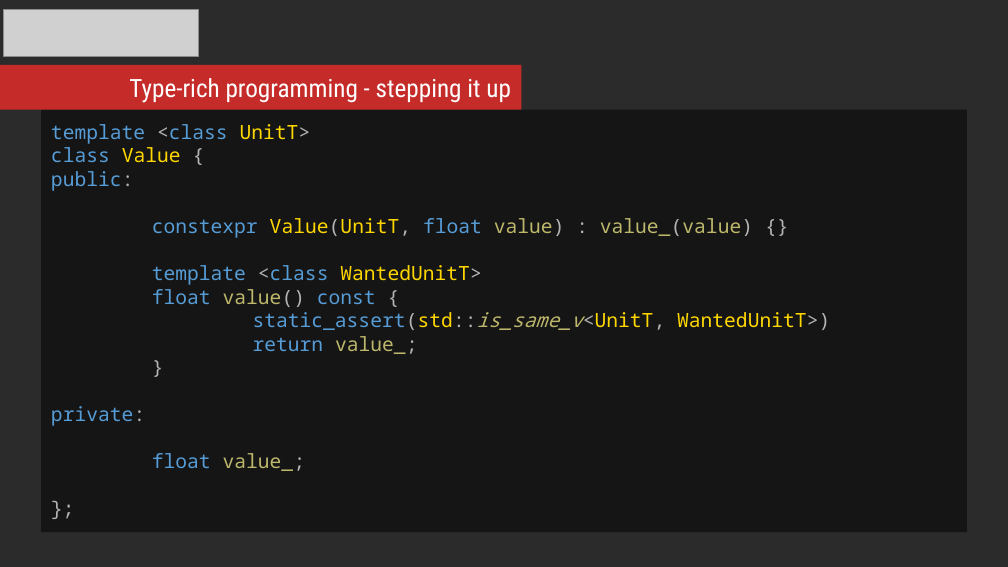
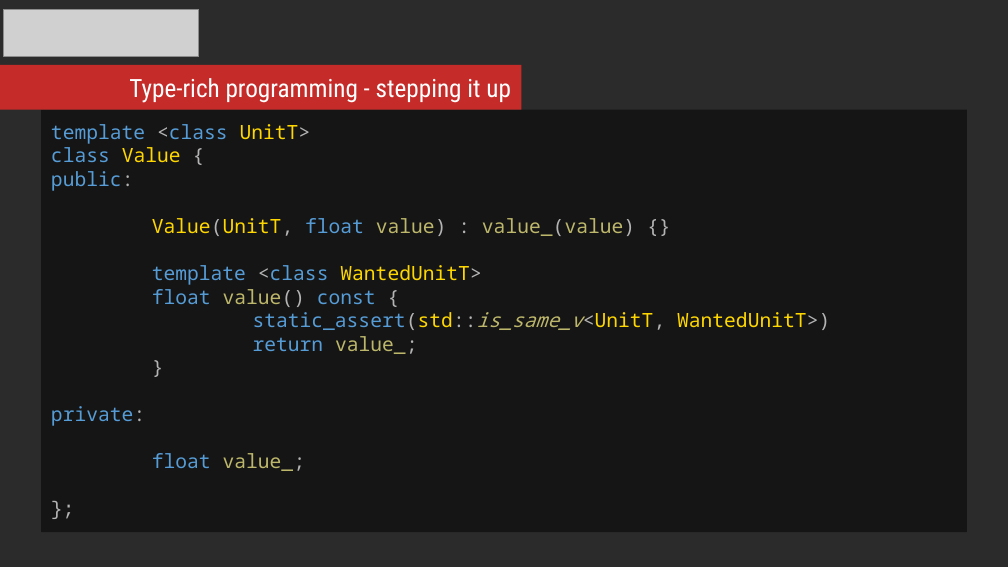
Before and after one commit to mikosz/type-safety, a slide deck: slide 21 of ask-not-what-you-can-do-for-the-compiler.odp (slide 22 before the commit). Drawn at 1008x567 pixels with LibreOffice and Linux fonts; fonts in the diff are those of the drawing; grey boxes stand for pictures; background and template pictures are left out; a plain dark background stands for a picture behind light text. Boxes give left, top, right and bottom in pixels: in the first picture for what was removed or moved away, otherwise in the second. Text is boxed around its words. In the diff, an @@ line names an element or a change of style, - is before the commit and + after.

Commit message:
Updated presentation

```diff
--- a/ask-not-what-you-can-do-for-the-compiler.odp
+++ b/ask-not-what-you-can-do-for-the-compiler.odp
@@ text in rectangle at (x1=152, y1=218, x2=635, y2=236): text changed @@
-constexpr Value(UnitT, float value) : value_(value) {}
+Value(UnitT, float value) : value_(value) {}
```
Also in this commit, not shown: 3 slides added, 1 slide removed.
